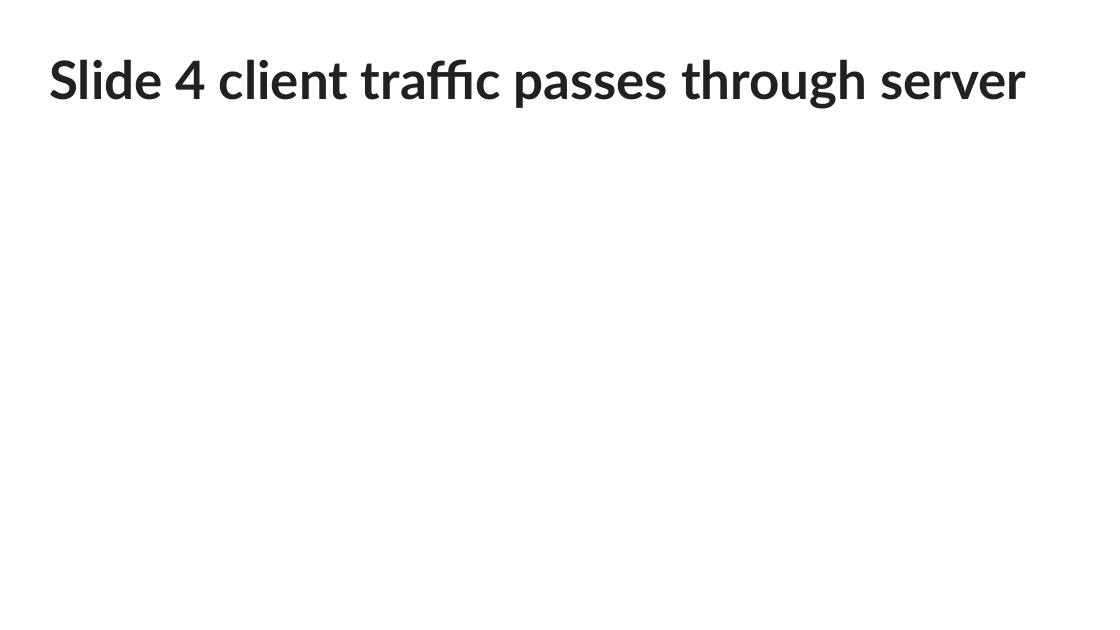
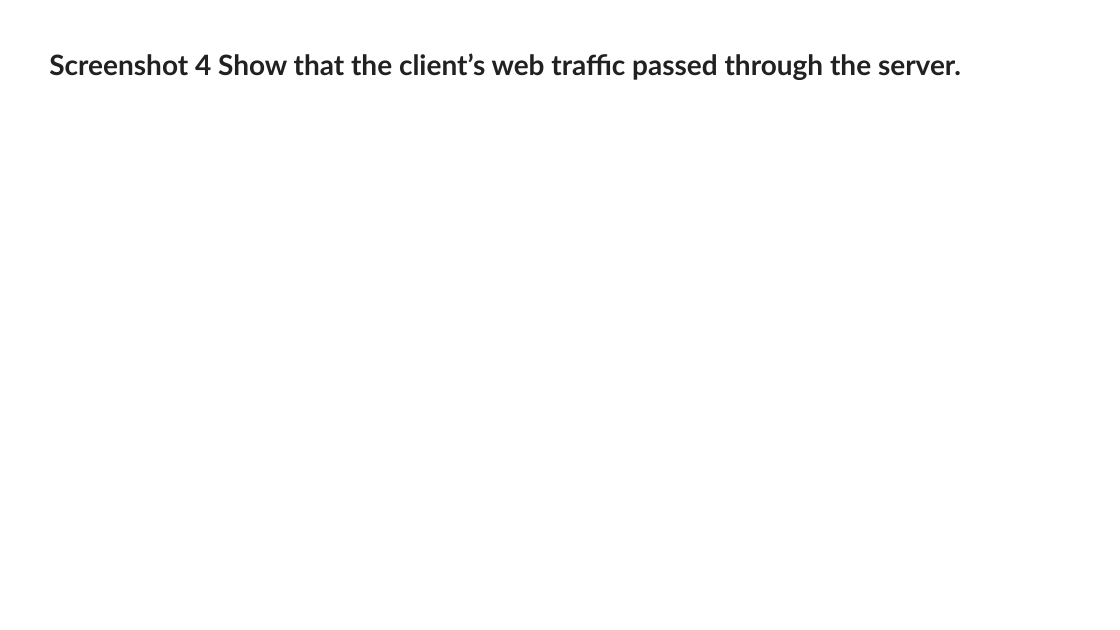
Before and after one commit to WikiSteve/networking-labs, a slide deck: slide 5 of labs/040-linux-basic-routing/assets/Basic routing SUBMISSION TEMPLATE.pptx. Drawn at 1120x630 pixels with LibreOffice and Linux fonts; fonts in the diff are those of the drawing. Boxes give left, top, right and bottom in pixels: in the first picture for what was removed or moved away, otherwise in the second. Text is boxed around its words. In the diff, an @@ line names an element or a change of style, - is before the commit and + after.

```diff
--- a/labs/040-linux-basic-routing/assets/Basic routing SUBMISSION TEMPLATE.pptx
+++ b/labs/040-linux-basic-routing/assets/Basic routing SUBMISSION TEMPLATE.pptx
@@ title at [49,53,961,80]: text changed; size 34 to 18 pt @@
-Slide 4 client traffic passes through server
+Screenshot 4 Show that the client’s web traffic passed through the server.
```
Also in this commit, not shown: 4 other slides changed, 24 other files.
